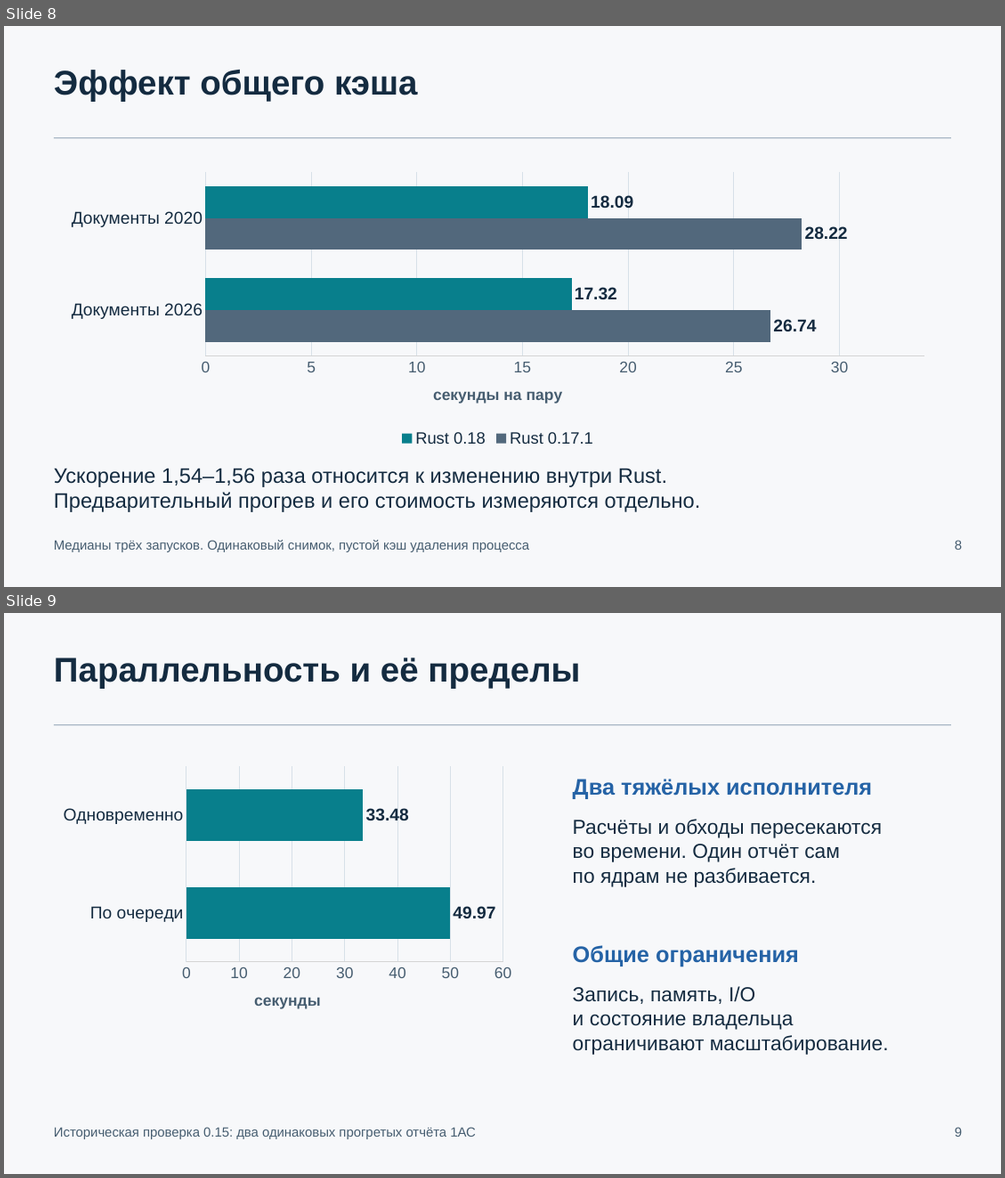
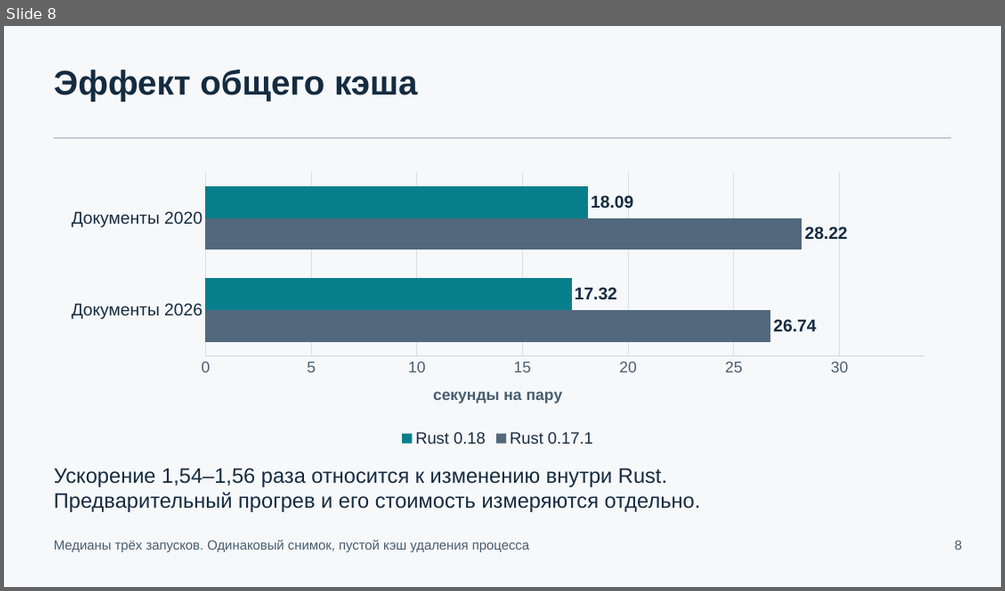
Before and after one commit to Hannabiann/codex-AIs, a slide deck: docs/presentations/codex-AIs-architecture-0.18.pptx. Shown one above the other, each under a label of ours: slides 8 and 9 before the commit, slide 8 after it. The pictures are 1005x1178 and 1005x591 pixels, drawn with LibreOffice and Linux fonts; fonts in the diff are those of the drawing. Boxes give left, top, right and bottom in pixels: in the first picture for what was removed or moved away, otherwise in the second. Text is boxed around its words. In the diff, an @@ line names an element or a change of style, - is before the commit and + after.

```diff
--- a/docs/presentations/codex-AIs-architecture-0.18.pptx
+++ b/docs/presentations/codex-AIs-architecture-0.18.pptx
@@ slide 9 removed at <box>4,613,1001,1174</box>, background #F7F8FA @@
@@ text removed at <box>54,657,580,689</box> @@
-Параллельность и её пределы
@@ rectangle removed at <box>54,724,952,725</box> @@
@@ bar chart removed at <box>54,761,521,1026</box> @@
-categories: По очереди, Одновременно
-Series 1: 49.97, 33.48
@@ text removed at <box>573,779,872,799</box> @@
-Два тяжёлых исполнителя
@@ text removed at <box>573,819,882,887</box> @@
-Расчёты и обходы пересекаются
-во времени. Один отчёт сам
-по ядрам не разбивается.
@@ text removed at <box>573,945,799,967</box> @@
-Общие ограничения
@@ text removed at <box>573,986,889,1054</box> @@
-Запись, память, I/O
-и состояние владельца
-ограничивают масштабирование.
@@ text removed at <box>54,1127,476,1139</box> @@
-Историческая проверка 0.15: два одинаковых прогретых отчёта 1АС
@@ text removed at <box>955,1127,962,1136</box> @@
-9
```
Also in this commit, not shown: 3 slides changed, 9 slides added, 2 other slides removed, 4 other files.
